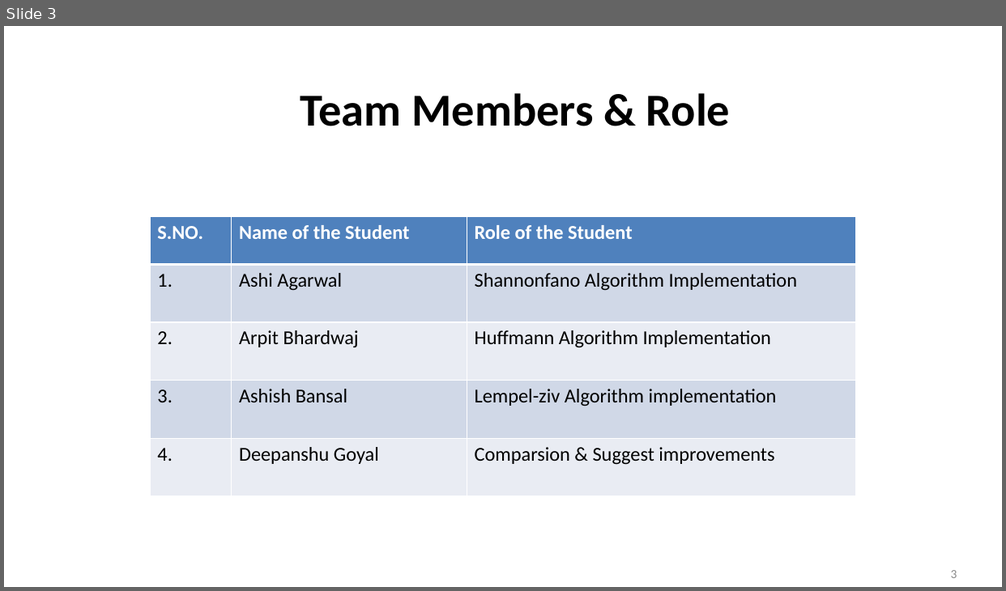
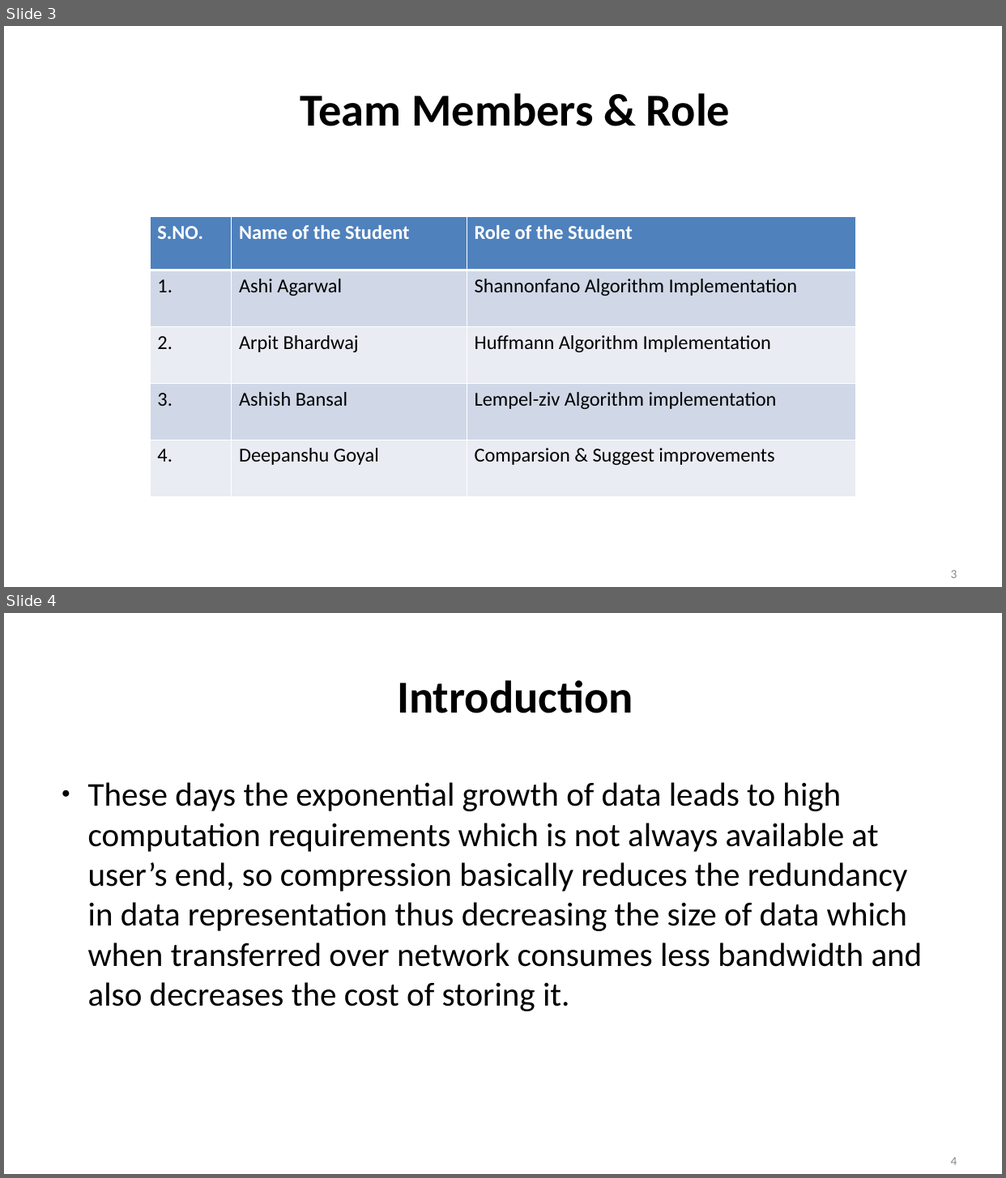
Before and after one commit to ashiagarwal73/Comparision-and-implementation-of-Compression-Algorithms, a slide deck: PodHandler.pptx. Shown one above the other, each under a label of ours: slide 3 before the commit, slides 3 and 4 after it. The pictures are 1006x591 and 1006x1178 pixels, drawn with LibreOffice and Linux fonts; fonts in the diff are those of the drawing; background and template pictures are left out. Boxes give left, top, right and bottom in pixels: in the first picture for what was removed or moved away, otherwise in the second. Text is boxed around its words. In the diff, an @@ line names an element or a change of style, - is before the commit and + after.

Commit message:
introduction added in ppt

```diff
--- a/PodHandler.pptx
+++ b/PodHandler.pptx
@@ slide 4 added at bbox=[4, 613, 1002, 1174], background picture (left out); not listed: 1 template element that a slide beside it also shows @@
@@ text added at bbox=[397, 680, 633, 713], 44 pt, text #000000, bold @@
+Introduction
@@ text added at bbox=[88, 782, 923, 1012], 32 pt, text #000000 @@
+● These days the exponential growth of data leads to high computation requirements which is not always available at user’s end, so compression basically reduces the redundancy in data representation thus decreasing the size of data which when transferred over network consumes less bandwidth and also decreases the cost of storing it.
@@ slide 3 changed as well @@
@@ table at bbox=[150, 217, 856, 497] @@
@@ fill #D0D8E8 to #D0D8E7 in 6 cells @@
@@ fill #E9EDF4 to #E9ECF3 in 6 cells @@
@@ borders changed @@
```
Also in this commit, not shown: 11 other slides changed, 1 other slide added, 1 slide removed.
